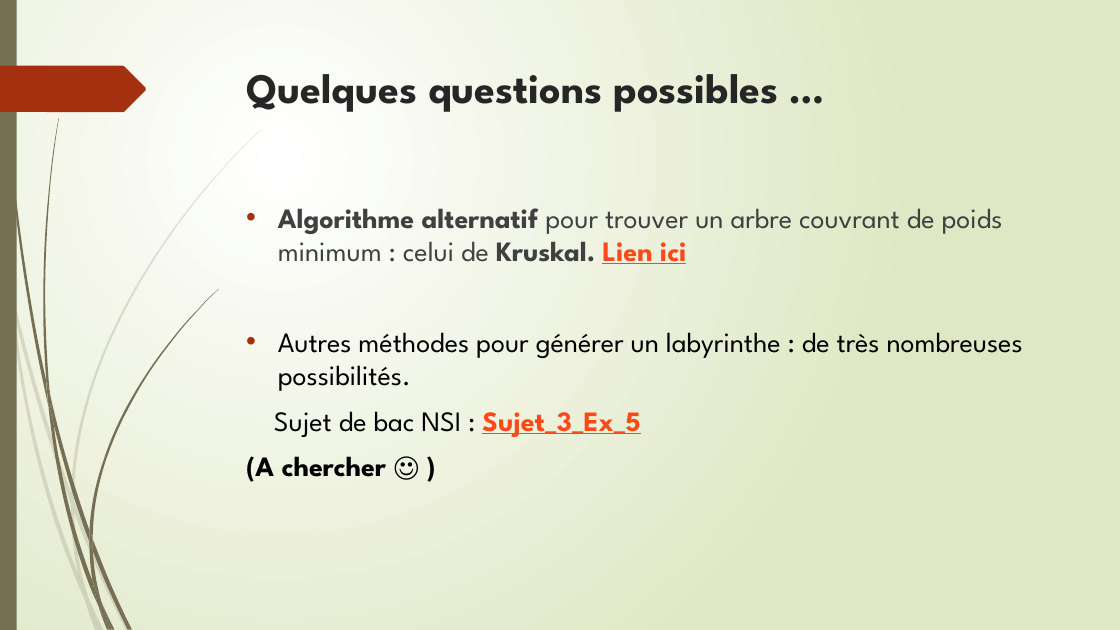
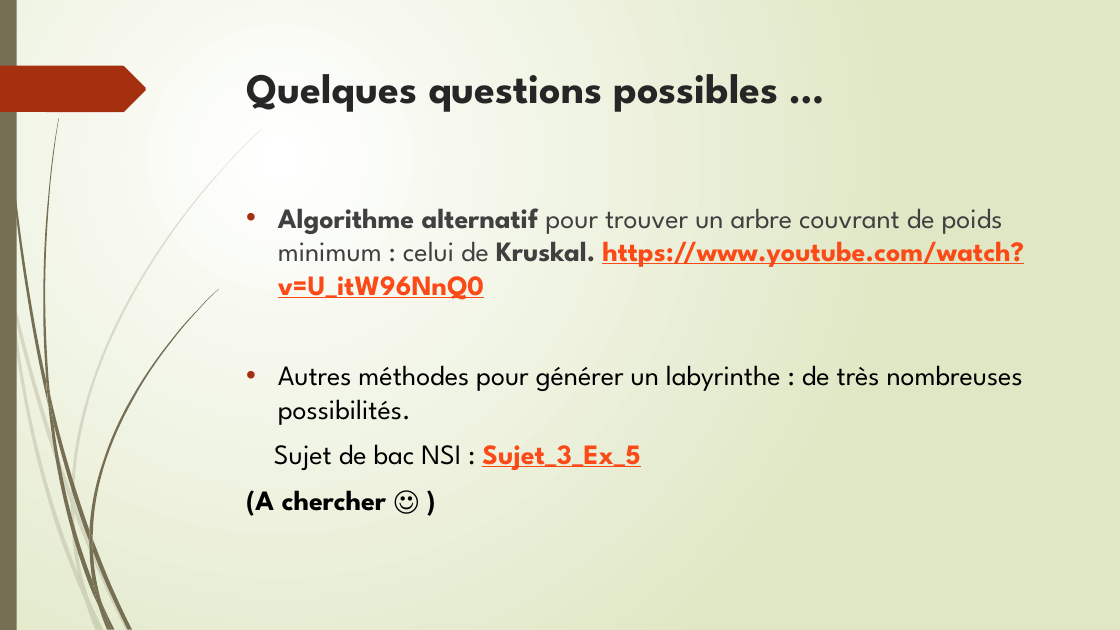
Before and after one commit to lmayer65/NSI_T, a slide deck: slide 19 of Grand Oral/Génération_Labyrinthe/TSI_Generation_Labyrinthe.pptx. Drawn at 1120x630 pixels with LibreOffice and Linux fonts; fonts in the diff are those of the drawing. Boxes give left, top, right and bottom in pixels: in the first picture for what was removed or moved away, otherwise in the second. Text is boxed around its words. In the diff, an @@ line names an element or a change of style, - is before the commit and + after.

```diff
--- a/Grand Oral/Génération_Labyrinthe/TSI_Generation_Labyrinthe.pptx
+++ b/Grand Oral/Génération_Labyrinthe/TSI_Generation_Labyrinthe.pptx
@@ text at <box>278,208,1024,300</box>: text changed; bold on @@
-• Algorithme alternatif pour trouver un arbre couvrant de poids minimum : celui de Kruskal. Lien ici
+• Algorithme alternatif pour trouver un arbre couvrant de poids minimum : celui de Kruskal. https://www.youtube.com/watch?v=U_itW96NnQ0
```
Also in this commit, not shown: 2 other slides changed.
